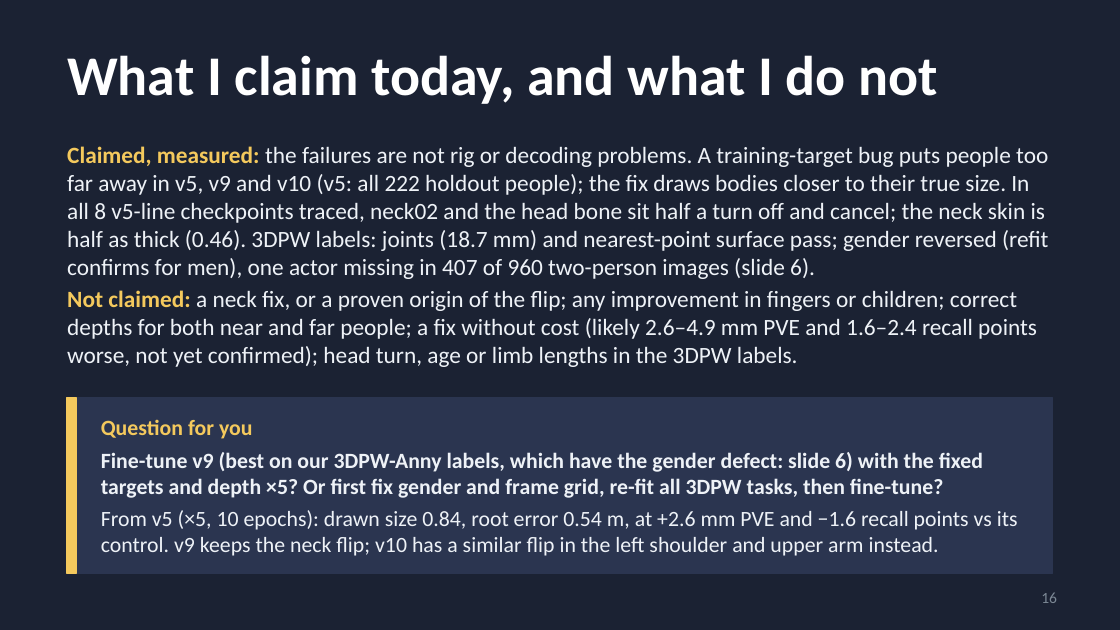
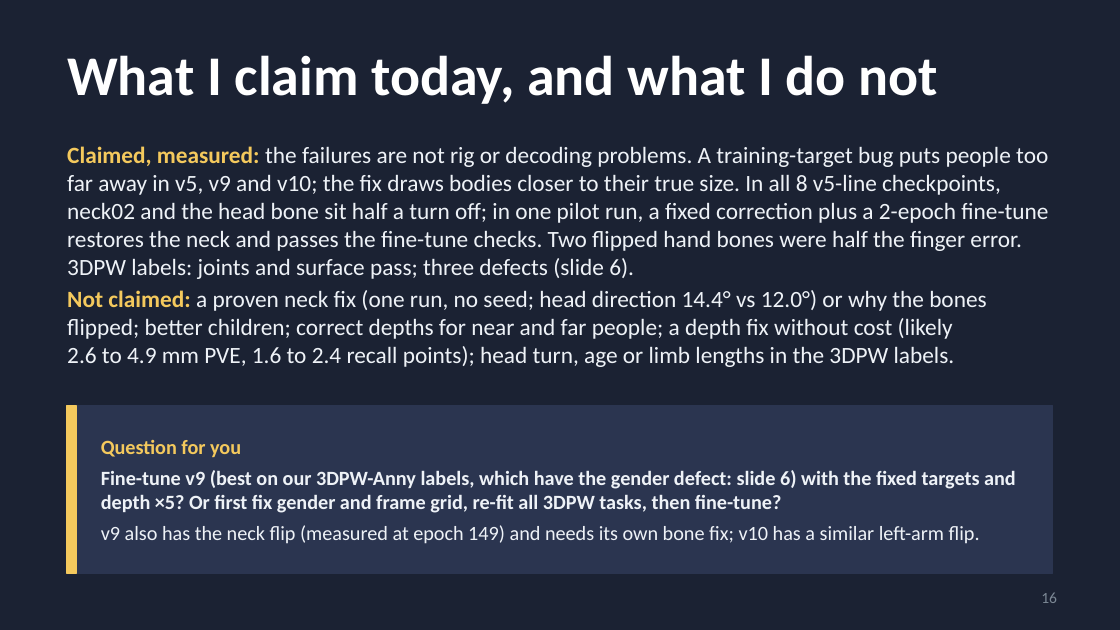
Before and after one commit to saadnajib/Multi-Person-Whole-Body-Human-Mesh-Recovery-in-a-Single-Shot-with-Annyone-dataset-and-3dpw-dataset, a slide deck: slide 16 of docs/supervisor_update_2026-10-16.pptx. Drawn at 1120x630 pixels with LibreOffice and Linux fonts; fonts in the diff are those of the drawing. Boxes give left, top, right and bottom in pixels: in the first picture for what was removed or moved away, otherwise in the second. Text is boxed around its words. In the diff, an @@ line names an element or a change of style, - is before the commit and + after.

```diff
--- a/docs/supervisor_update_2026-10-16.pptx
+++ b/docs/supervisor_update_2026-10-16.pptx
@@ text at [67, 146, 1048, 367]: text changed @@
-Claimed, measured: the failures are not rig or decoding problems. A training-target bug puts people too far away in v5, v9 and v10 (v5: all 222 holdout people); the fix draws bodies closer to their true size. In all 8 v5-line checkpoints traced, neck02 and the head bone sit half a turn off and cancel; the neck skin is half as thick (0.46). 3DPW labels: joints (18.7 mm) and nearest-point surface pass; gender reversed (refit confirms for men), one actor missing in 407 of 960 two-person images (slide 6).
-Not claimed: a neck fix, or a proven origin of the flip; any improvement in fingers or children; correct depths for both near and far people; a fix without cost (likely 2.6–4.9 mm PVE and 1.6–2.4 recall points worse, not yet confirmed); head turn, age or limb lengths in the 3DPW labels.
+Claimed, measured: the failures are not rig or decoding problems. A training-target bug puts people too far away in v5, v9 and v10; the fix draws bodies closer to their true size. In all 8 v5-line checkpoints, neck02 and the head bone sit half a turn off; in one pilot run, a fixed correction plus a 2-epoch fine-tune restores the neck and passes the fine-tune checks. Two flipped hand bones were half the finger error. 3DPW labels: joints and surface pass; three defects (slide 6).
+Not claimed: a proven neck fix (one run, no seed; head direction 14.4° vs 12.0°) or why the bones flipped; better children; correct depths for near and far people; a depth fix without cost (likely 2.6 to 4.9 mm PVE, 1.6 to 2.4 recall points); head turn, age or limb lengths in the 3DPW labels.
@@ rectangle: place and size @@
-rectangle at [67, 398, 1053, 573]
+rectangle at [67, 405, 1053, 573]
@@ rectangle: place and size @@
-rectangle at [67, 398, 76, 573]
+rectangle at [67, 405, 76, 573]
@@ text "Question for you": place and size @@
-text "Question for you" at [101, 420, 1018, 556]
+text "Question for you" at [101, 440, 1016, 544]
@@ text at [101, 440, 1016, 513]: size 14 to 13 pt in "Question for you", "Fine-tune v9 (best on our 3DPW-Anny labels, ..." @@
@@ text at [101, 525, 980, 544]: text changed; size 14 to 13 pt @@
-From v5 (×5, 10 epochs): drawn size 0.84, root error 0.54 m, at +2.6 mm PVE and −1.6 recall points vs its control. v9 keeps the neck flip; v10 has a similar flip in the left shoulder and upper arm instead.
+v9 also has the neck flip (measured at epoch 149) and needs its own bone fix; v10 has a similar left-arm flip.
```
Also in this commit, not shown: 8 other slides changed, 4 other files.
